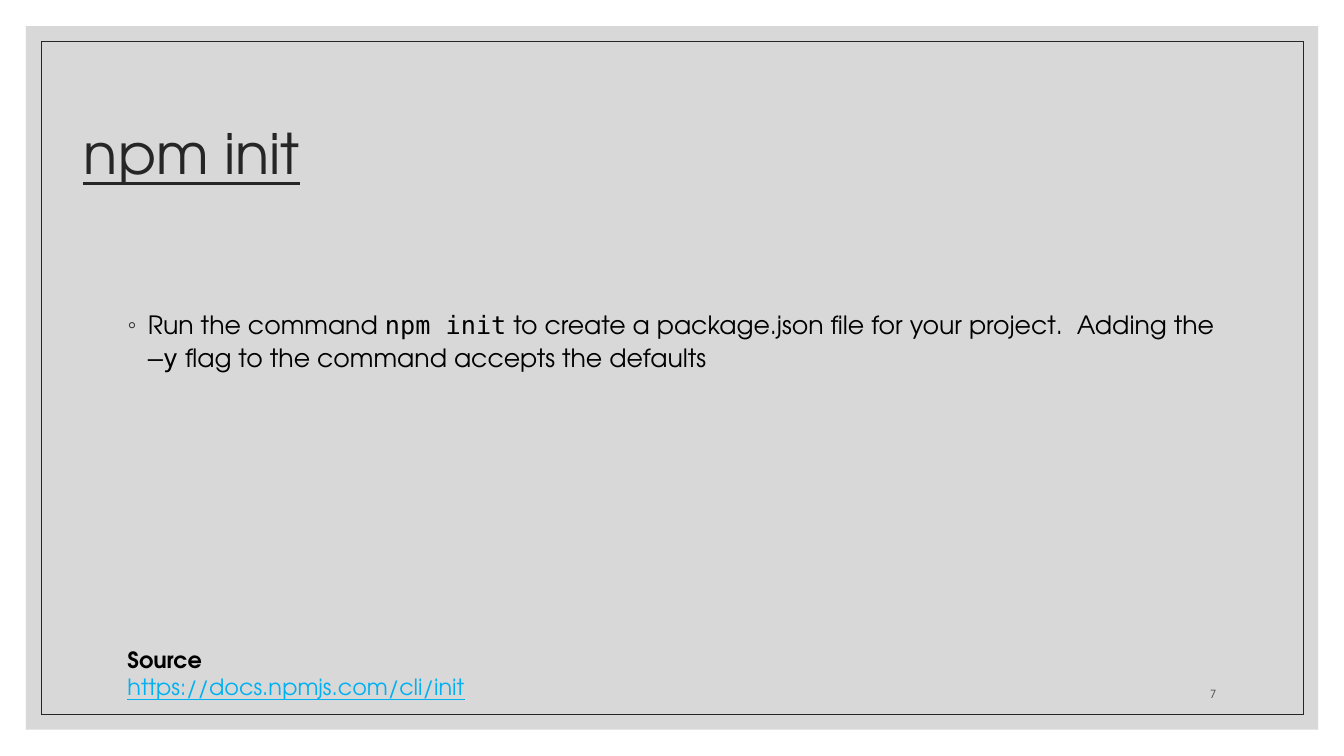
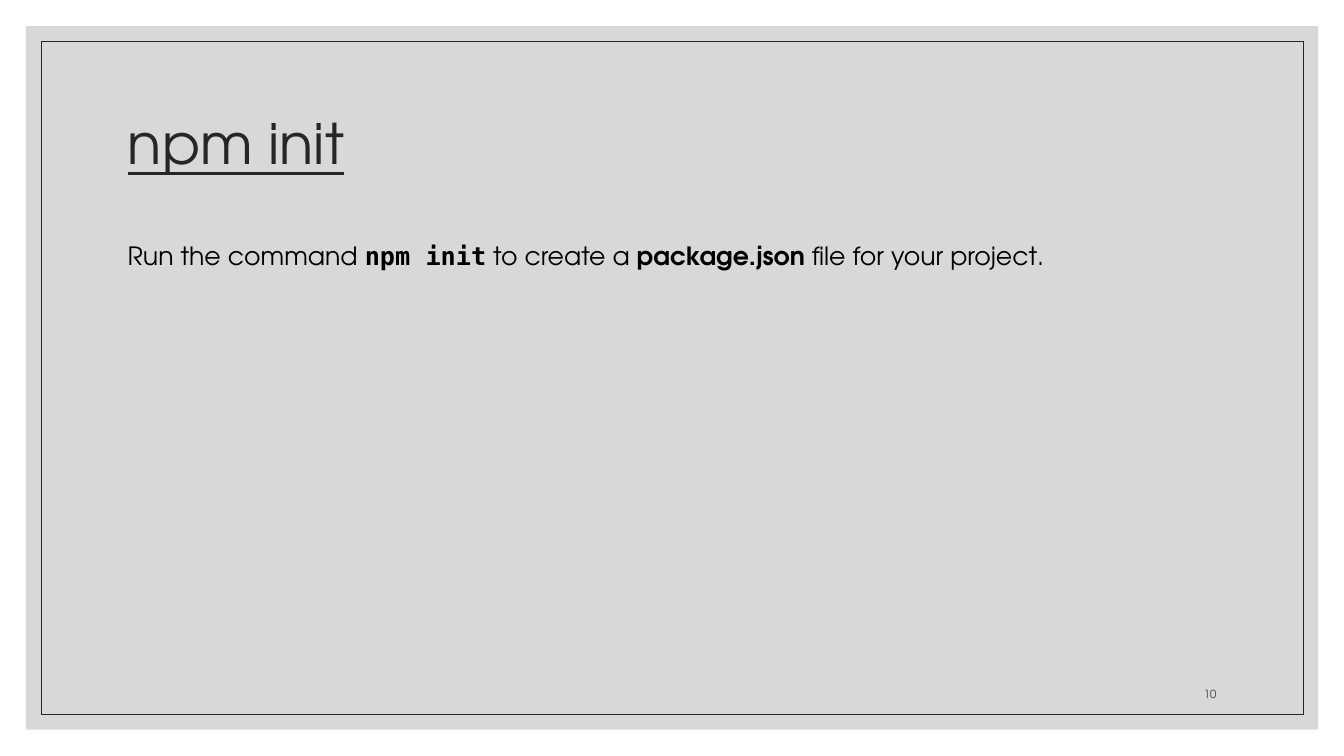
Before and after one commit to zackstotts/base-node-curriculum, a slide deck: slide 10 of unit_01/slides/Unit01-PartII.pptx (slide 7 before the commit). Drawn at 1344x756 pixels with LibreOffice and Linux fonts; fonts in the diff are those of the drawing. Boxes give left, top, right and bottom in pixels: in the first picture for what was removed or moved away, otherwise in the second. Text is boxed around its words. In the diff, an @@ line names an element or a change of style, - is before the commit and + after.

```diff
--- a/unit_01/slides/Unit01-PartII.pptx
+++ b/unit_01/slides/Unit01-PartII.pptx
@@ title "npm init": place and size @@
-title "npm init" at box(83, 132, 299, 185)
+title "npm init" at box(128, 122, 344, 175)
@@ text at box(128, 244, 1044, 271): text changed @@
-◦ Run the command npm init to create a package.json file for your project. Adding the –y flag to the command accepts the defaults
+Run the command npm init to create a package.json file for your project.
@@ text removed at box(127, 651, 464, 700) @@
-Source
-https://docs.npmjs.com/cli/init
@@ page number at box(1204, 689, 1216, 698): text changed @@
-7
+10
```
Also in this commit, not shown: 17 other slides changed, 6 slides added, 10 slides removed, 1 other file.
